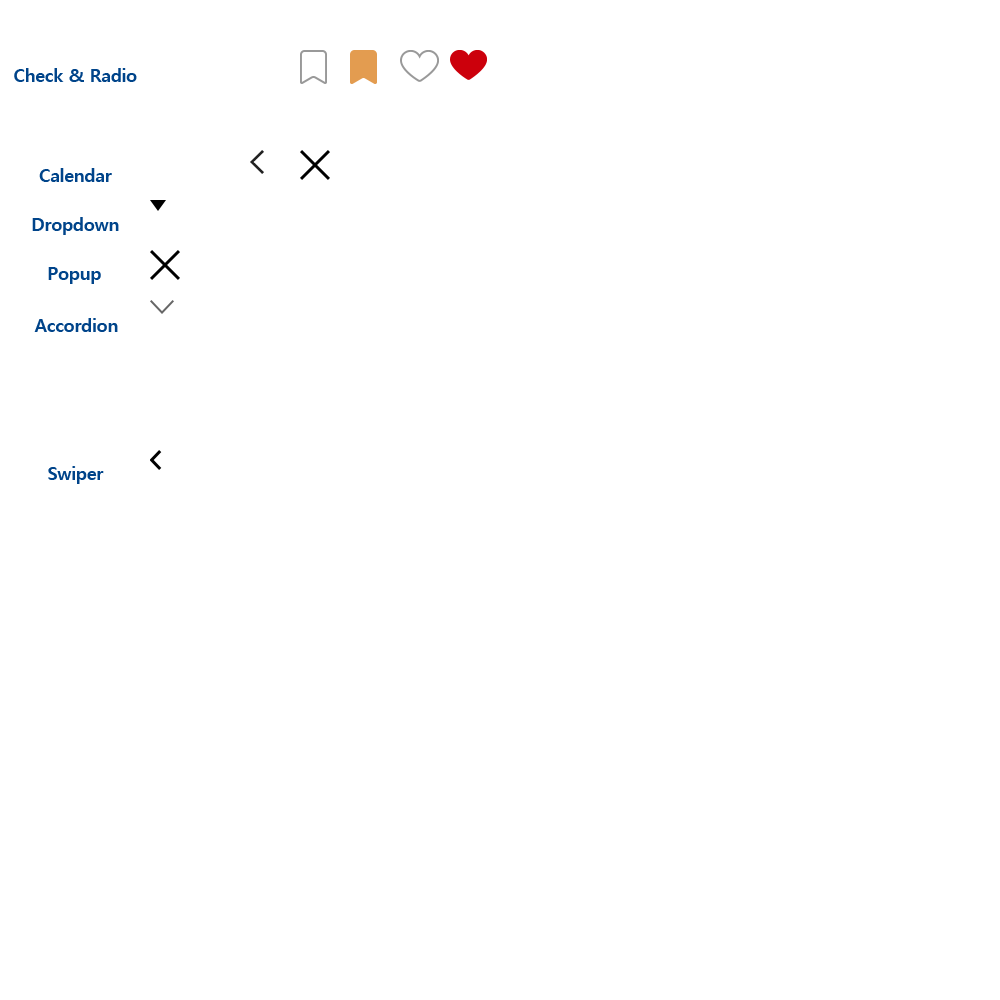
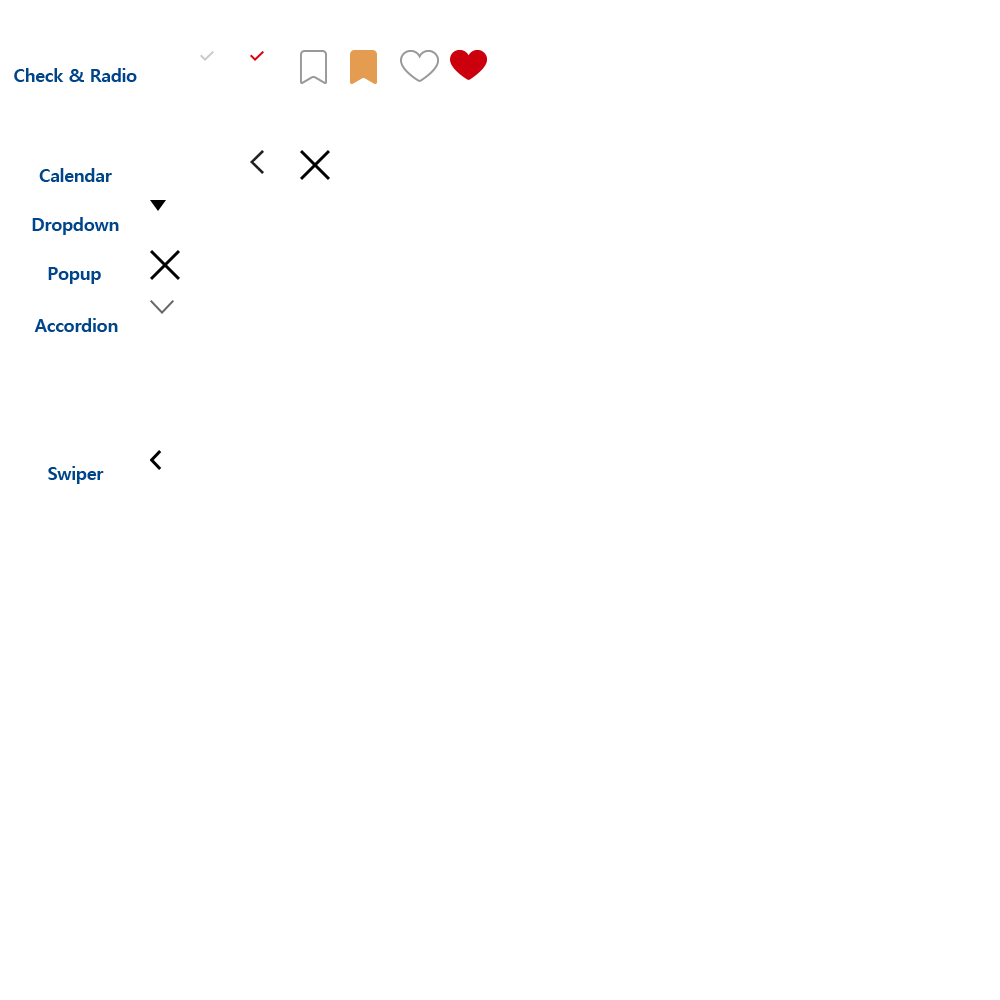
Layer changes from the first 1000px x 1000px image to the second:
added layer "레이어 56" in group "Check & Radio" over bbox(250, 51, 264, 61)
added layer "레이어 55" in group "Check & Radio" over bbox(200, 51, 214, 61)
